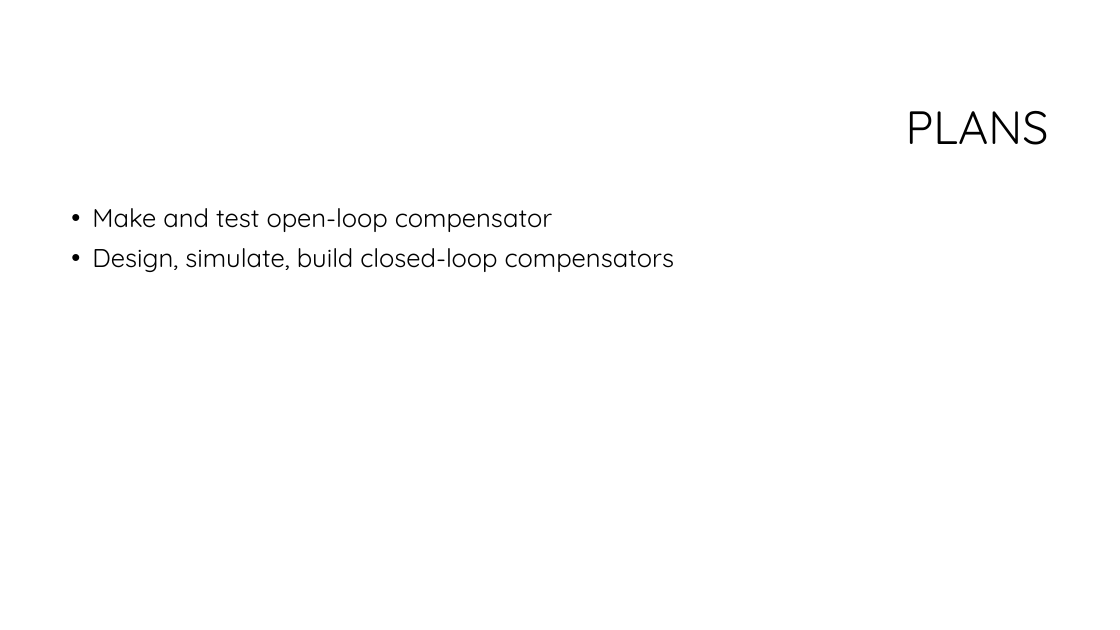
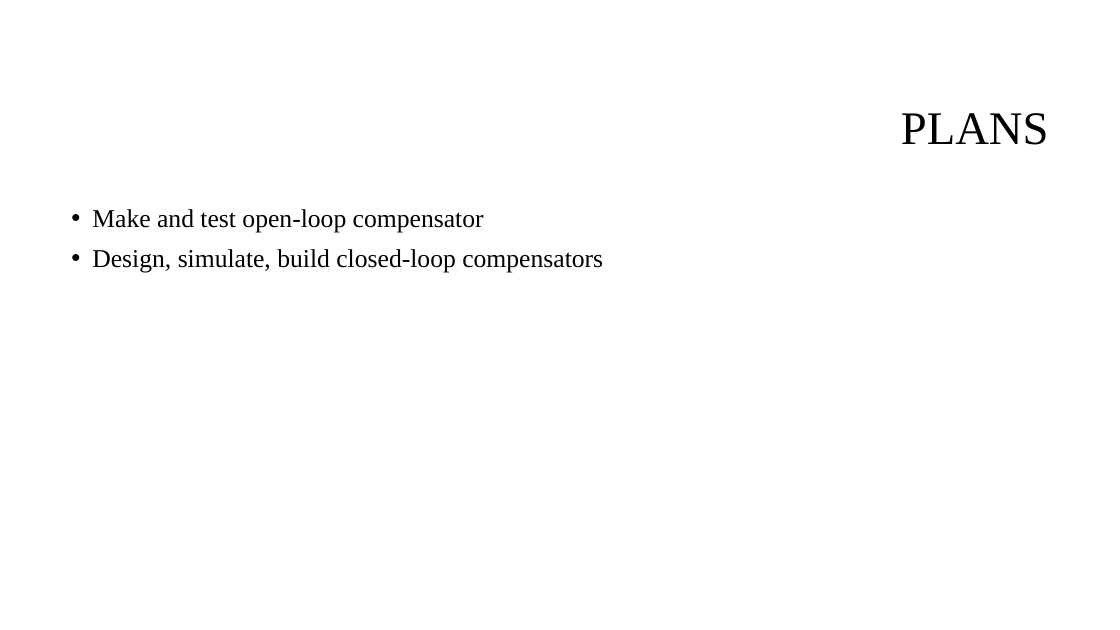
Before and after one commit to spez1998/3rd-year-project, a slide deck: slide 18 of Deliverables/2ndMarkerViva/viva_presentation.pptx (slide 16 before the commit). Drawn at 1120x630 pixels with LibreOffice and Linux fonts; fonts in the diff are those of the drawing; background and template pictures are left out. Boxes give left, top, right and bottom in pixels: in the first picture for what was removed or moved away, otherwise in the second. Text is boxed around its words. In the diff, an @@ line names an element or a change of style, - is before the commit and + after.

```diff
--- a/Deliverables/2ndMarkerViva/viva_presentation.pptx
+++ b/Deliverables/2ndMarkerViva/viva_presentation.pptx
@@ title "PLANS" at bbox=[901, 113, 1049, 145]: font Quicksand to Times New Roman @@
@@ text "Make and test open-loop compensator" at bbox=[92, 209, 603, 272]: font Quicksand to Times New Roman @@
```
Also in this commit, not shown: 9 other slides changed, 2 slides added.
